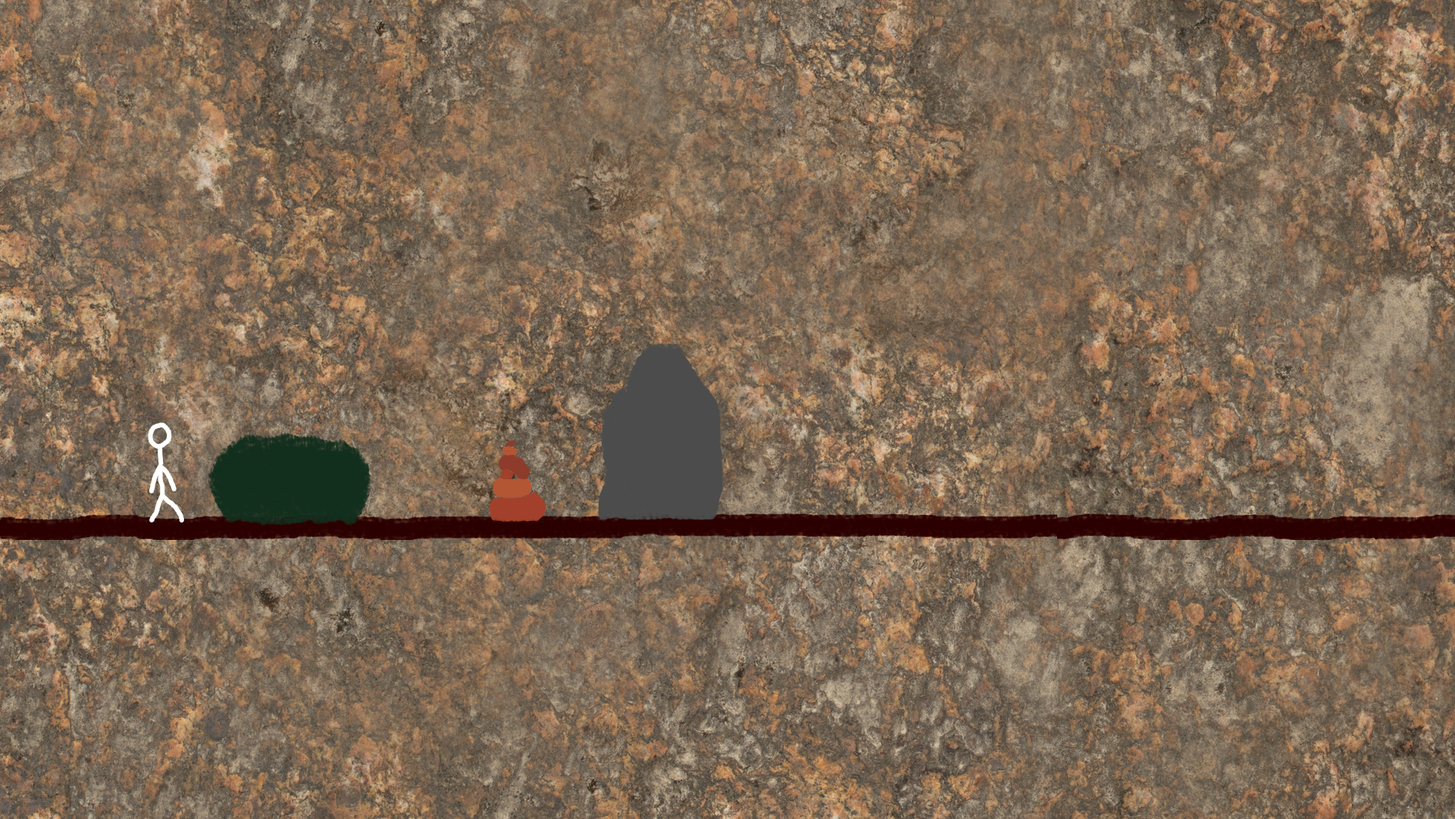
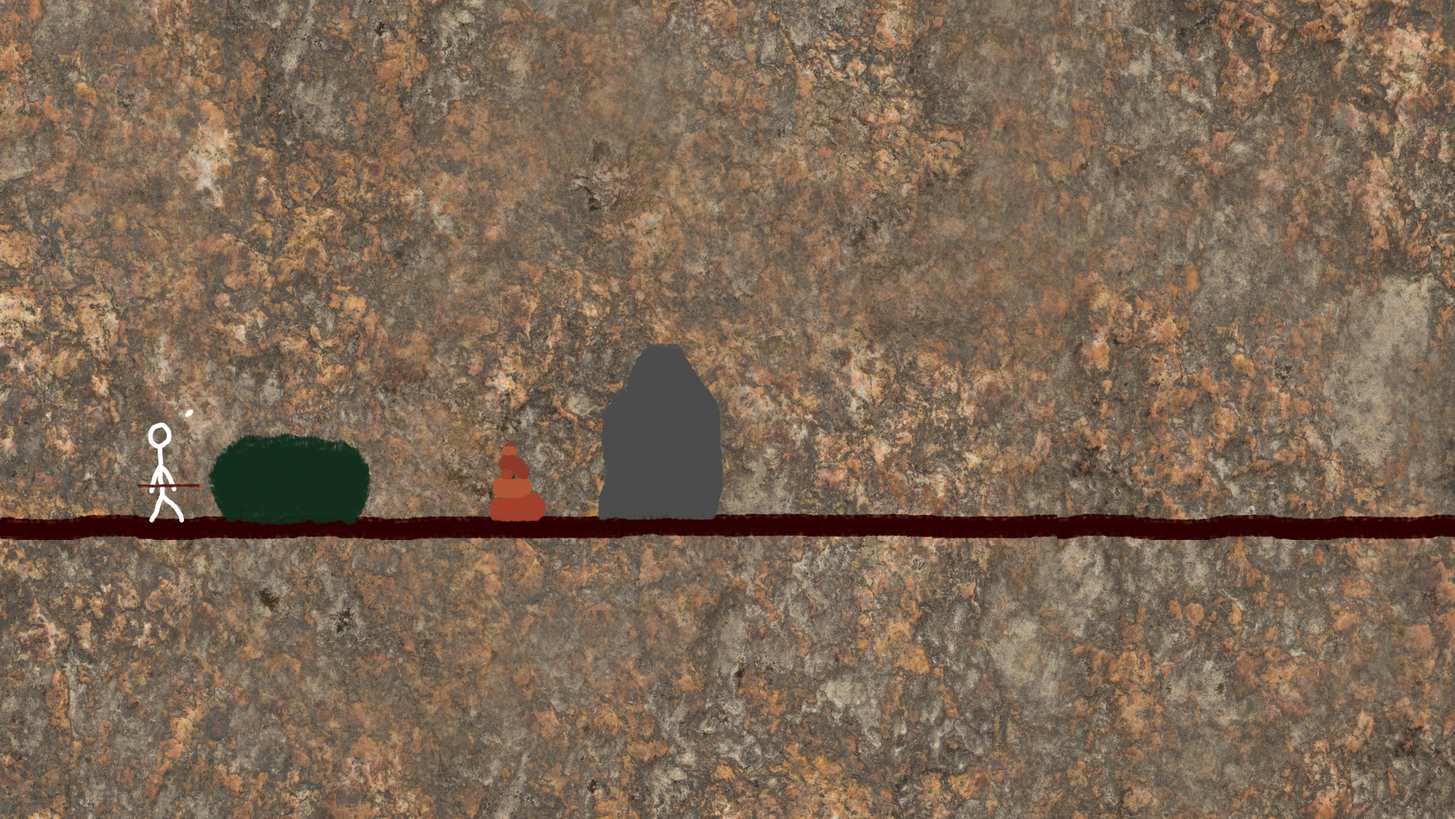
Layers edited between the first and the second 1455×819 image:
pixels changed over (x1=137, y1=408, x2=215, y2=489) (layer not identified)
